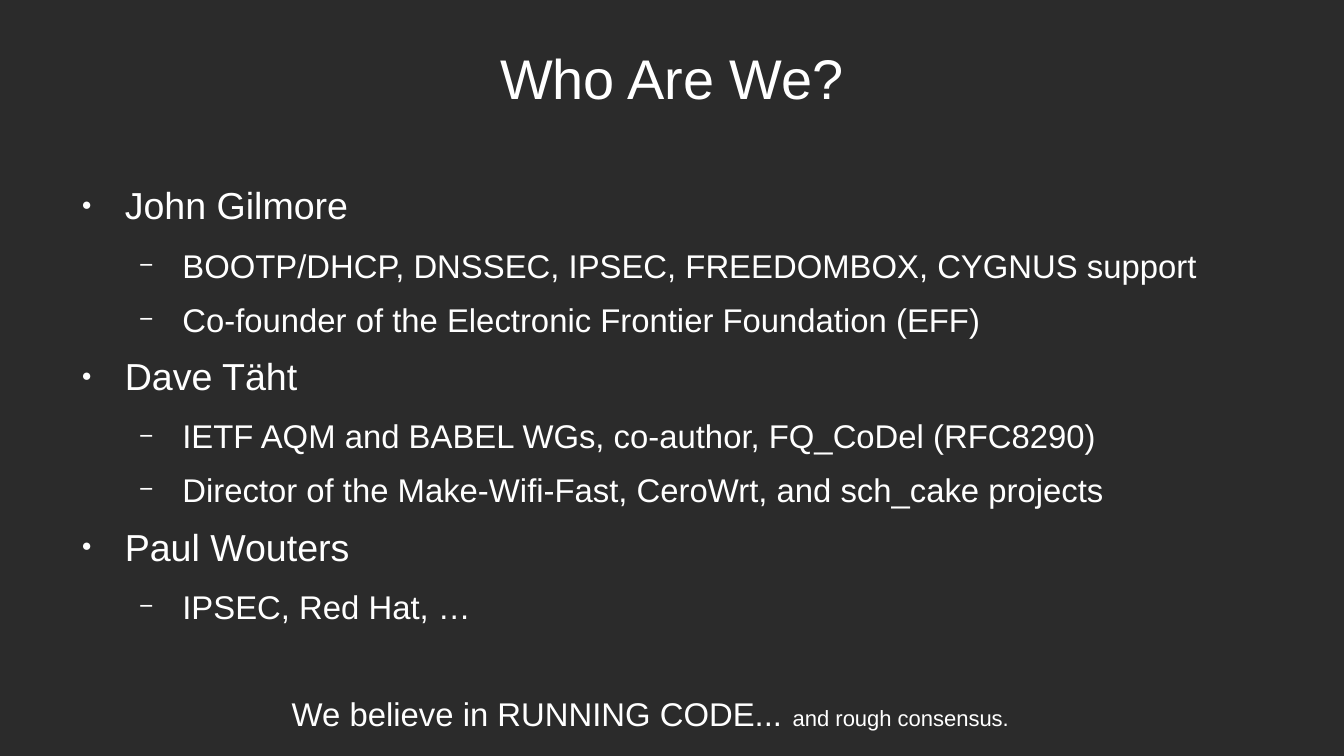
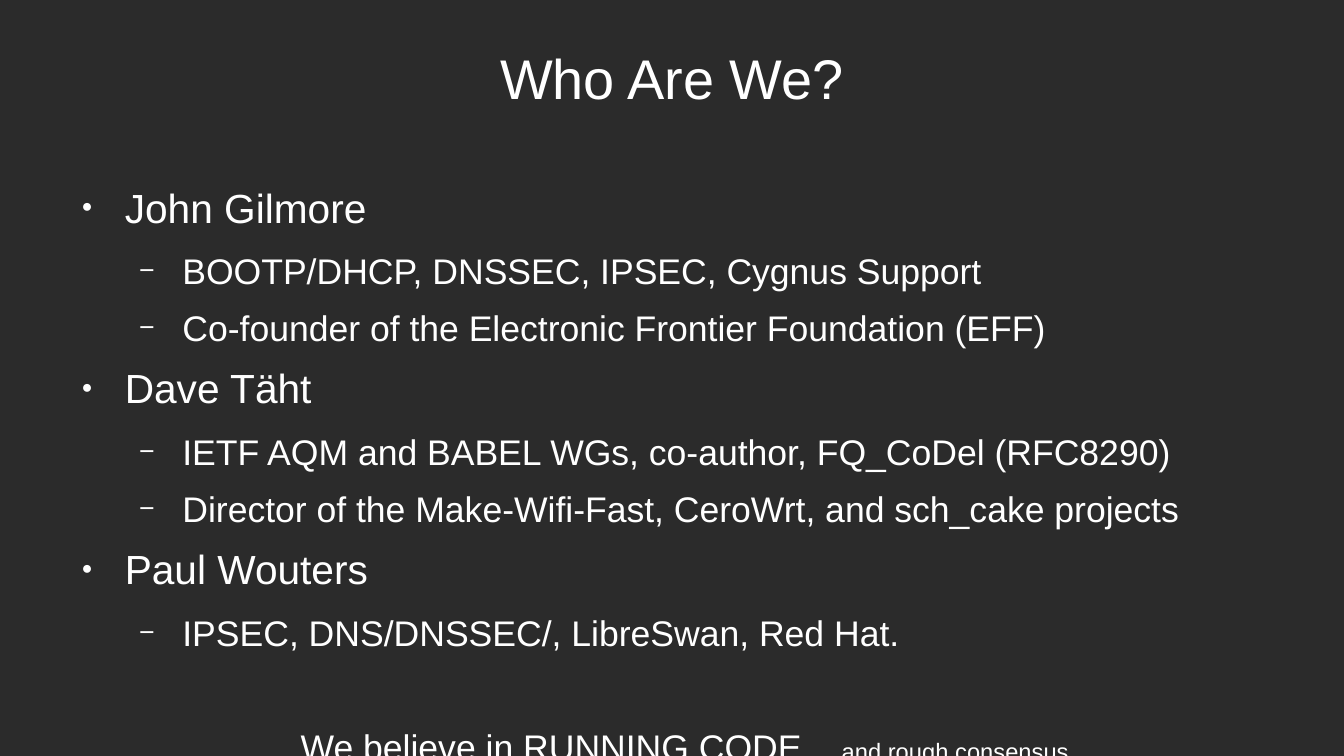
Before and after one commit to schoen/unicast-extensions, a slide deck: slide 7 of docs/IPv4 Unicast Extensions3.odp. Drawn at 1344x756 pixels with LibreOffice and Linux fonts; fonts in the diff are those of the drawing; background and template pictures are left out; a plain dark background stands for a picture behind light text. Boxes give left, top, right and bottom in pixels: in the first picture for what was removed or moved away, otherwise in the second. Text is boxed around its words. In the diff, an @@ line names an element or a change of style, - is before the commit and + after.

```diff
--- a/docs/IPv4 Unicast Extensions3.odp
+++ b/docs/IPv4 Unicast Extensions3.odp
@@ text at (125,193,1178,585): size 22.2 to 24 pt in "John Gilmore", "Dave Täht", "Paul Wouters"; size 19.4 to 21 pt in "Co-founder of the Electronic Frontier Foundation (EFF)", "IETF AQM and BABEL WGs, co-author, FQ_CoDel ...", "Director of the Make-Wifi-Fast, CeroWrt, and sch_cake ...", "We believe in RUNNING CODE..."; size 12.9 to 14 pt in "and rough consensus." @@
@@ text at (182,258,981,291): text changed; size 19.4 to 21 pt @@
-  − BOOTP/DHCP, DNSSEC, IPSEC, FREEDOMBOX, CYGNUS support
+  − BOOTP/DHCP, DNSSEC, IPSEC, Cygnus Support
@@ text at (182,620,899,651): text changed; size 19.4 to 21 pt @@
-  − IPSEC, Red Hat, …
+  − IPSEC, DNS/DNSSEC/, LibreSwan, Red Hat.
```
Also in this commit, not shown: 1 other slide changed, 1 other file.
